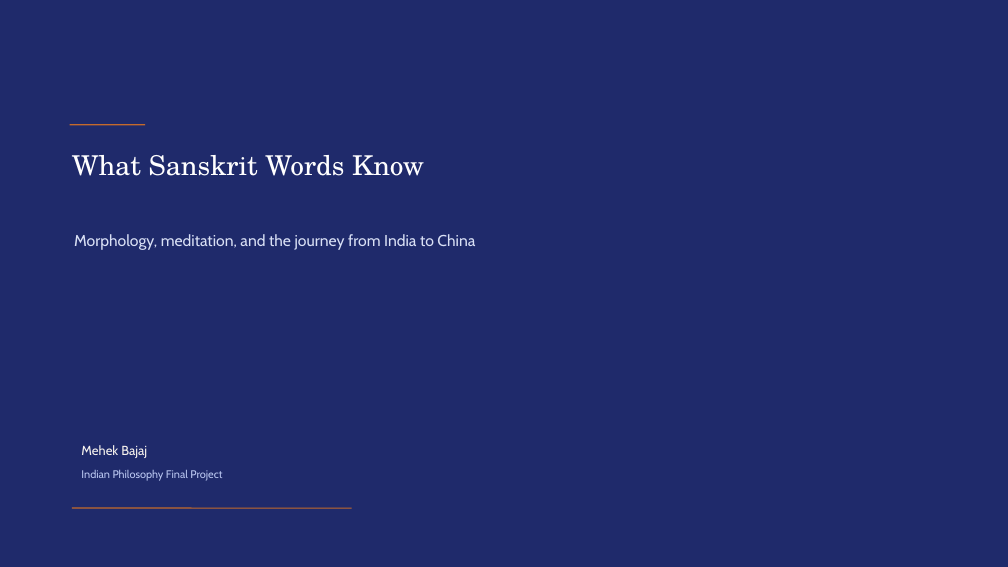
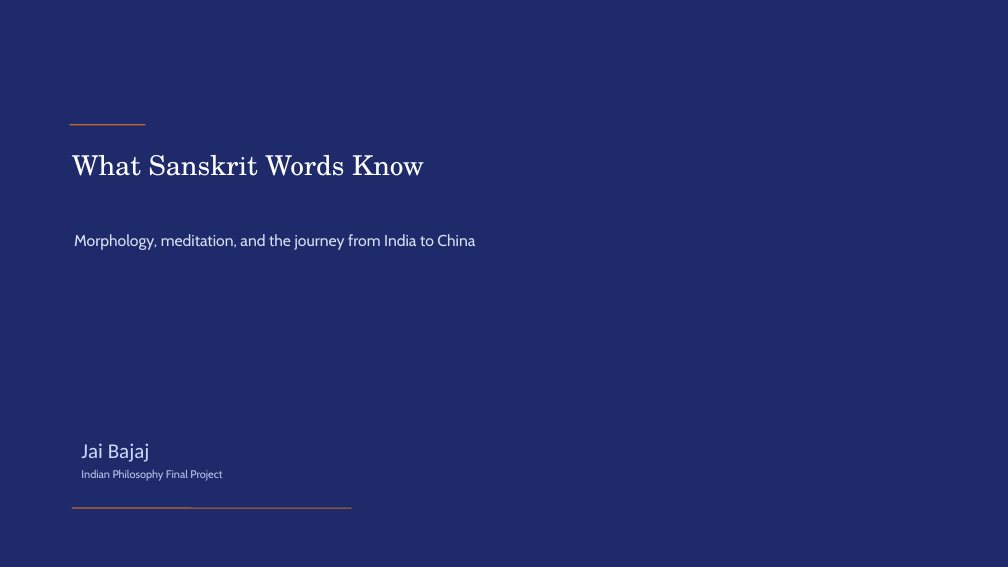
Before and after one commit to jbajaj6/sanskrit_etymology, a slide deck: slide 1 of docs/final_presentation.pptx. Drawn at 1008x567 pixels with LibreOffice and Linux fonts; fonts in the diff are those of the drawing. Boxes give left, top, right and bottom in pixels: in the first picture for what was removed or moved away, otherwise in the second. Text is boxed around its words. In the diff, an @@ line names an element or a change of style, - is before the commit and + after.

Commit message:
fix final pptx

```diff
--- a/docs/final_presentation.pptx
+++ b/docs/final_presentation.pptx
@@ text at [81, 443, 150, 462]: text changed; size 12.5 to 20 pt; font Cabin to Calibri; text colour #F7F3EE to #CADCFC @@
-Mehek Bajaj
+Jai Bajaj
```
